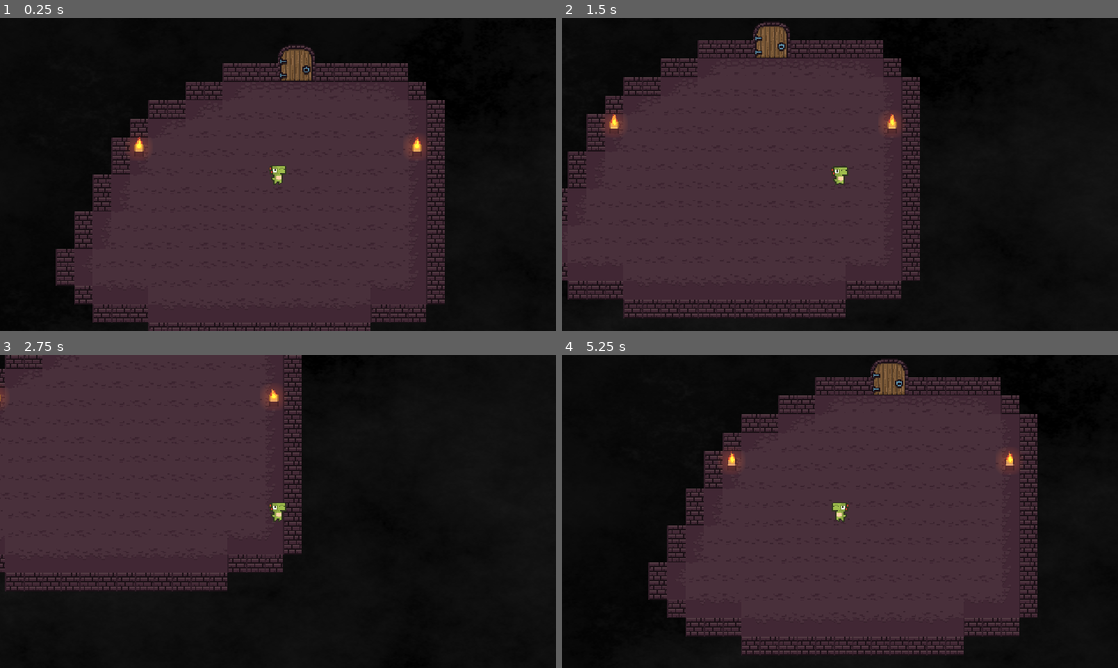
Above: before the commit, frames 1-4 (two rows, left to right).
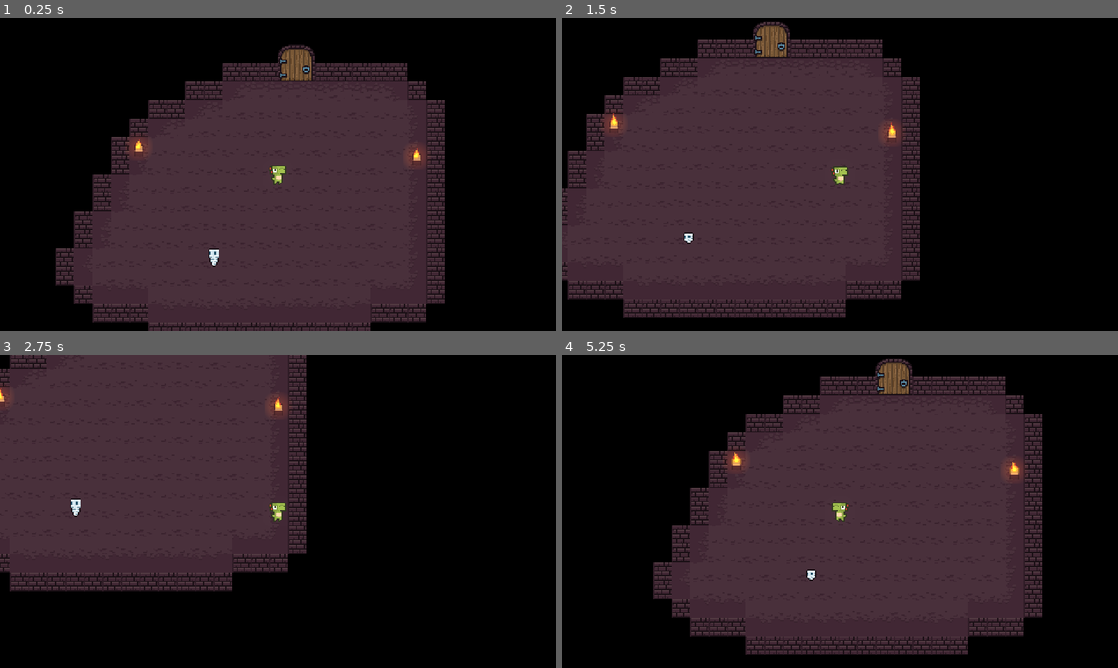
Above: after the commit, the same moments.

Repository: KevOub/ludum
Game: Godot game, scene res://World.tscn
Same seed, same stepped clock (60 frames per second), same inputs: the game is played once before the commit and once after it.
Inputs:
- Up to frame 1 (0.25 s): no input
- Up to frame 2 (1.5 s): tap Enter at 0.5 s; hold D (right) 0.53-1.28 s; hold Space (action_1) 0.53-1.28 s; hold S (down) from 1.28 s (still down); tap Space (action_1) at 1.35 s
- Up to frame 3 (2.75 s): release S (down) at 2.03 s; hold D (right) from 2.03 s (still down); hold Space (action_1) from 2.03 s (still down)
- Up to frame 4 (5.25 s): release D (right) at 2.78 s; release Space (action_1) at 2.78 s; hold W (up) 2.78-3.53 s; tap Space (action_1) at 2.85, 4.35 s; hold Space (action_1) 3.53-4.28 s; hold A (left) 3.53-5.03 s; hold S (down) from 5.03 s (still down); hold Space (action_1) from 5.03 s (still down)

The runs differ from the first frame. In frame 1, 1.5% of the frame differs, in the area x 10-80%, y 8-100%; in frame 2, 1.6%; in frame 3, 2.1%; in frame 4, 4.4%, in the area x 15-87%, y 1-96%.

Commit message:
Added lights and enemies scenes: might not be suitable tho...

Diff:
--- a/CollisionWalls.tres
+++ b/CollisionWalls.tres
@@ -1,6 +1,9 @@
-[gd_resource type="TileSet" load_steps=4 format=2]
+[gd_resource type="TileSet" load_steps=5 format=2]
 
 [ext_resource path="res://spritesheet/0x72_16x16DungeonTileset.v4.png" type="Texture" id=1]
+
+[sub_resource type="OccluderPolygon2D" id=3]
+polygon = PoolVector2Array( 0, 16, 16, 16, 16, 0, 0, 0 )
 
 [sub_resource type="RectangleShape2D" id=1]
 extents = Vector2( 7.54047, 7.34649 )
@@ -16,6 +19,7 @@
 0/region = Rect2( 0, 16, 16, 16 )
 0/tile_mode = 0
 0/occluder_offset = Vector2( 0, 0 )
+0/occluder = SubResource( 3 )
 0/navigation_offset = Vector2( 0, 0 )
 0/shape_offset = Vector2( 8, 8 )
 0/shape_transform = Transform2D( 1, 0, 0, 1, 8, 8 )
--- a/World.tscn
+++ b/World.tscn
@@ -1,13 +1,14 @@
-[gd_scene load_steps=17 format=2]
+[gd_scene load_steps=9 format=2]
 
 [ext_resource path="res://player/Player.tscn" type="PackedScene" id=1]
 [ext_resource path="res://spritesheet/0x72_16x16DungeonTileset.v4.png" type="Texture" id=2]
 [ext_resource path="res://spritesheet/0x72_16x16DungeonTileset_walls.v2.png" type="Texture" id=3]
-[ext_resource path="res://images/shadows.png" type="Texture" id=4]
+[ext_resource path="res://items/Light.tscn" type="PackedScene" id=4]
 [ext_resource path="res://images/background.png" type="Texture" id=5]
 [ext_resource path="res://CollisionWalls.tres" type="TileSet" id=6]
+[ext_resource path="res://enemies/enemies.tscn" type="PackedScene" id=7]
 
-[sub_resource type="TileSet" id=1]
+[sub_resource type="TileSet" id=13]
 2/name = "0x72_16x16DungeonTileset.v4.png 2"
 2/texture = ExtResource( 2 )
 2/tex_offset = Vector2( 0, 0 )
@@ -31,85 +32,6 @@
 2/shape_one_way_margin = 0.0
 2/shapes = [  ]
 2/z_index = 0
-4/name = "0x72_16x16DungeonTileset.v4.png 4"
-4/texture = ExtResource( 2 )
-4/tex_offset = Vector2( 0, 0 )
-4/modulate = Color( 1, 1, 1, 1 )
-4/region = Rect2( 64, 32, 16, 32 )
-4/tile_mode = 1
-4/autotile/bitmask_mode = 0
-4/autotile/bitmask_flags = [  ]
-4/autotile/icon_coordinate = Vector2( 0, 0 )
-4/autotile/tile_size = Vector2( 16, 16 )
-4/autotile/spacing = 0
-4/autotile/occluder_map = [  ]
-4/autotile/navpoly_map = [  ]
-4/autotile/priority_map = [  ]
-4/autotile/z_index_map = [  ]
-4/occluder_offset = Vector2( 0, 0 )
-4/navigation_offset = Vector2( 0, 0 )
-4/shape_offset = Vector2( 0, 0 )
-4/shape_transform = Transform2D( 1, 0, 0, 1, 0, 0 )
-4/shape_one_way = false
-4/shape_one_way_margin = 0.0
-4/shapes = [  ]
-4/z_index = 0
-5/name = "0x72_16x16DungeonTileset.v4.png 5"
-5/texture = ExtResource( 2 )
-5/tex_offset = Vector2( 0, 0 )
-5/modulate = Color( 1, 1, 1, 1 )
-5/region = Rect2( 240, 176, 16, 16 )
-5/tile_mode = 0
-5/occluder_offset = Vector2( 0, 0 )
-5/navigation_offset = Vector2( 0, 0 )
-5/shape_offset = Vector2( 0, 0 )
-5/shape_transform = Transform2D( 1, 0, 0, 1, 0, 0 )
-5/shape_one_way = false
-5/shape_one_way_margin = 0.0
-5/shapes = [  ]
-5/z_index = 0
-8/name = "0x72_16x16DungeonTileset.v4.png 8"
-8/texture = ExtResource( 2 )
-8/tex_offset = Vector2( 0, 0 )
-8/modulate = Color( 1, 1, 1, 1 )
-8/region = Rect2( 0, 0, 16, 16 )
-8/tile_mode = 2
-8/autotile/icon_coordinate = Vector2( 0, 0 )
-8/autotile/tile_size = Vector2( 16, 16 )
-8/autotile/spacing = 0
-8/autotile/occluder_map = [  ]
-8/autotile/navpoly_map = [  ]
-8/autotile/priority_map = [  ]
-8/autotile/z_index_map = [  ]
-8/occluder_offset = Vector2( 0, 0 )
-8/navigation_offset = Vector2( 0, 0 )
-8/shape_offset = Vector2( 0, 0 )
-8/shape_transform = Transform2D( 1, 0, 0, 1, 0, 0 )
-8/shape_one_way = false
-8/shape_one_way_margin = 0.0
-8/shapes = [  ]
-8/z_index = 0
-9/name = "0x72_16x16DungeonTileset.v4.png 9"
-9/texture = ExtResource( 2 )
-9/tex_offset = Vector2( 0, 0 )
-9/modulate = Color( 1, 1, 1, 1 )
-9/region = Rect2( 16, 0, 16, 32 )
-9/tile_mode = 2
-9/autotile/icon_coordinate = Vector2( 0, 0 )
-9/autotile/tile_size = Vector2( 16, 16 )
-9/autotile/spacing = 0
-9/autotile/occluder_map = [  ]
-9/autotile/navpoly_map = [  ]
-9/autotile/priority_map = [  ]
-9/autotile/z_index_map = [  ]
-9/occluder_offset = Vector2( 0, 0 )
-9/navigation_offset = Vector2( 0, 0 )
-9/shape_offset = Vector2( 0, 0 )
-9/shape_transform = Transform2D( 1, 0, 0, 1, 0, 0 )
-9/shape_one_way = false
-9/shape_one_way_margin = 0.0
-9/shapes = [  ]
-9/z_index = 0
 14/name = "0x72_16x16DungeonTileset_walls.v2.png 14"
 14/texture = ExtResource( 3 )
 14/tex_offset = Vector2( 0, 0 )
@@ -124,91 +46,17 @@
 14/shape_one_way_margin = 0.0
 14/shapes = [  ]
 14/z_index = 0
-19/name = "0x72_16x16DungeonTileset.v4.png 19"
-19/texture = ExtResource( 2 )
-19/tex_offset = Vector2( 0, 0 )
-19/modulate = Color( 1, 1, 1, 1 )
-19/region = Rect2( 32, 0, 16, 32 )
-19/tile_mode = 2
-19/autotile/icon_coordinate = Vector2( 0, 0 )
-19/autotile/tile_size = Vector2( 16, 16 )
-19/autotile/spacing = 0
-19/autotile/occluder_map = [  ]
-19/autotile/navpoly_map = [  ]
-19/autotile/priority_map = [  ]
-19/autotile/z_index_map = [  ]
-19/occluder_offset = Vector2( 0, 0 )
-19/navigation_offset = Vector2( 0, 0 )
-19/shape_offset = Vector2( 0, 0 )
-19/shape_transform = Transform2D( 1, 0, 0, 1, 0, 0 )
-19/shape_one_way = false
-19/shape_one_way_margin = 0.0
-19/shapes = [  ]
-19/z_index = 0
 
-[sub_resource type="AtlasTexture" id=2]
-flags = 9
-atlas = ExtResource( 2 )
-region = Rect2( 128, 153, 16, 17 )
+[node name="World" type="Node"]
 
-[sub_resource type="AtlasTexture" id=3]
-flags = 9
-atlas = ExtResource( 2 )
-region = Rect2( 144, 153, 16, 17 )
-
-[sub_resource type="AtlasTexture" id=4]
-flags = 9
-atlas = ExtResource( 2 )
-region = Rect2( 160, 153, 16, 17 )
-
-[sub_resource type="AtlasTexture" id=5]
-flags = 9
-atlas = ExtResource( 2 )
-region = Rect2( 176, 153, 16, 17 )
-
-[sub_resource type="AtlasTexture" id=6]
-flags = 9
-atlas = ExtResource( 2 )
-region = Rect2( 192, 153, 16, 17 )
-
-[sub_resource type="AtlasTexture" id=7]
-flags = 9
-atlas = ExtResource( 2 )
-region = Rect2( 208, 153, 16, 17 )
-
-[sub_resource type="AtlasTexture" id=8]
-flags = 9
-atlas = ExtResource( 2 )
-region = Rect2( 224, 153, 16, 17 )
-
-[sub_resource type="AtlasTexture" id=9]
-flags = 9
-atlas = ExtResource( 2 )
-region = Rect2( 240, 153, 16, 17 )
-
-[sub_resource type="SpriteFrames" id=10]
-animations = [ {
-"frames": [ SubResource( 2 ), SubResource( 3 ), SubResource( 4 ), SubResource( 5 ), SubResource( 6 ), SubResource( 7 ), SubResource( 8 ), SubResource( 9 ) ],
-"loop": true,
-"name": "default",
-"speed": 5.0
-} ]
-
-[node name="world" type="Node"]
-
-[node name="ParallaxBackground" type="ParallaxBackground" parent="."]
-
-[node name="background" type="ParallaxLayer" parent="ParallaxBackground"]
-modulate = Color( 0.380392, 0.380392, 0.380392, 1 )
-position = Vector2( 411, 219 )
+[node name="Sprite" type="Sprite" parent="."]
+visible = false
+position = Vector2( 408, 288 )
 scale = Vector2( 1.652, 1.14 )
-
-[node name="Sprite" type="Sprite" parent="ParallaxBackground/background"]
-position = Vector2( 5.56498, 48.9948 )
 texture = ExtResource( 5 )
 
 [node name="TileMap" type="TileMap" parent="."]
-tile_set = SubResource( 1 )
+tile_set = SubResource( 13 )
 cell_size = Vector2( 16, 16 )
 format = 1
 tile_data = PoolIntArray( 65560, 14, 0, 196629, 2, 0, 196630, 2, 2, 196631, 2, 2, 196632, 2, 2, 196633, 2, 2, 196634, 2 …(3608 unchanged characters)…
@@ -219,34 +67,15 @@
 format = 1
 tile_data = PoolIntArray( 131093, 0, 0, 131094, 0, 0, 131095, 0, 0, 131098, 0, 0, 131099, 0, 0, 131100, 0, 0, 131101, 0 …(647 unchanged characters)…
 
-[node name="Node" type="Node" parent="."]
+[node name="Lights" type="Node" parent="."]
 
-[node name="Candle2" type="AnimatedSprite" parent="Node"]
-position = Vector2( 504, 104 )
-frames = SubResource( 10 )
-frame = 2
-playing = true
-__meta__ = {
-"_edit_group_": true
-}
+[node name="Candle" parent="Lights" instance=ExtResource( 4 )]
 
-[node name="Light2D" type="Light2D" parent="Node/Candle2"]
-scale = Vector2( 0.048, 0.048 )
-texture = ExtResource( 4 )
-color = Color( 1, 0.552941, 0.00392157, 1 )
+[node name="Candle2" parent="Lights" instance=ExtResource( 4 )]
+position = Vector2( 240, 8 )
 
-[node name="Candle" type="AnimatedSprite" parent="Node"]
-position = Vector2( 264, 104 )
-frames = SubResource( 10 )
-frame = 2
-playing = true
+[node name="Enemies" type="Node" parent="."]
 
-[node name="Light2D" type="Light2D" parent="Node/Candle"]
-scale = Vector2( 0.048, 0.048 )
-texture = ExtResource( 4 )
-color = Color( 1, 0.552941, 0.00392157, 1 )
-__meta__ = {
-"_edit_group_": true
-}
+[node name="Node2D" parent="Enemies" instance=ExtResource( 7 )]
 
 [node name="Player" parent="." instance=ExtResource( 1 )]
--- /dev/null
+++ b/enemies/enemies.tscn
@@ -0,0 +1,42 @@
+[gd_scene load_steps=6 format=2]
+
+[ext_resource path="res://spritesheet/0x72_16x16DungeonTileset.v4.png" type="Texture" id=1]
+
+[sub_resource type="AtlasTexture" id=14]
+flags = 9
+atlas = ExtResource( 1 )
+region = Rect2( 50, 192, 10, 16 )
+
+[sub_resource type="AtlasTexture" id=15]
+flags = 9
+atlas = ExtResource( 1 )
+region = Rect2( 50, 208, 10, 16 )
+
+[sub_resource type="SpriteFrames" id=16]
+animations = [ {
+"frames": [ SubResource( 14 ), SubResource( 15 ) ],
+"loop": true,
+"name": "default",
+"speed": 1.0
+} ]
+
+[sub_resource type="CapsuleShape2D" id=17]
+radius = 4.84261
+height = 4.34988
+
+[node name="Node2D" type="Node2D"]
+
+[node name="KinematicBody2D" type="KinematicBody2D" parent="."]
+
+[node name="AnimatedSprite" type="AnimatedSprite" parent="KinematicBody2D"]
+position = Vector2( 328, 200 )
+frames = SubResource( 16 )
+playing = true
+__meta__ = {
+"_edit_group_": true
+}
+
+[node name="CollisionShape2D" type="CollisionShape2D" parent="KinematicBody2D"]
+position = Vector2( 328, 200 )
+scale = Vector2( 1.652, 1.14 )
+shape = SubResource( 17 )
--- /dev/null
+++ b/items/Light.tscn
@@ -0,0 +1,68 @@
+[gd_scene load_steps=12 format=2]
+
+[ext_resource path="res://spritesheet/0x72_16x16DungeonTileset.v4.png" type="Texture" id=1]
+[ext_resource path="res://images/shadows.png" type="Texture" id=2]
+
+[sub_resource type="AtlasTexture" id=14]
+flags = 9
+atlas = ExtResource( 1 )
+region = Rect2( 128, 153, 16, 17 )
+
+[sub_resource type="AtlasTexture" id=15]
+flags = 9
+atlas = ExtResource( 1 )
+region = Rect2( 144, 153, 16, 17 )
+
+[sub_resource type="AtlasTexture" id=16]
+flags = 9
+atlas = ExtResource( 1 )
+region = Rect2( 160, 153, 16, 17 )
+
+[sub_resource type="AtlasTexture" id=17]
+flags = 9
+atlas = ExtResource( 1 )
+region = Rect2( 176, 153, 16, 17 )
+
+[sub_resource type="AtlasTexture" id=18]
+flags = 9
+atlas = ExtResource( 1 )
+region = Rect2( 192, 153, 16, 17 )
+
+[sub_resource type="AtlasTexture" id=19]
+flags = 9
+atlas = ExtResource( 1 )
+region = Rect2( 208, 153, 16, 17 )
+
+[sub_resource type="AtlasTexture" id=20]
+flags = 9
+atlas = ExtResource( 1 )
+region = Rect2( 224, 153, 16, 17 )
+
+[sub_resource type="AtlasTexture" id=21]
+flags = 9
+atlas = ExtResource( 1 )
+region = Rect2( 240, 153, 16, 17 )
+
+[sub_resource type="SpriteFrames" id=22]
+animations = [ {
+"frames": [ SubResource( 14 ), SubResource( 15 ), SubResource( 16 ), SubResource( 17 ), SubResource( 18 ), SubResource( 19 ), SubResource( 20 ), SubResource( 21 ) ],
+"loop": true,
+"name": "default",
+"speed": 5.0
+} ]
+
+[node name="Candle" type="Node2D"]
+
+[node name="CandleSprite" type="AnimatedSprite" parent="."]
+position = Vector2( 264, 104 )
+frames = SubResource( 22 )
+frame = 5
+playing = true
+__meta__ = {
+"_edit_group_": true
+}
+
+[node name="Light2D" type="Light2D" parent="CandleSprite"]
+scale = Vector2( 0.048, 0.048 )
+texture = ExtResource( 2 )
+color = Color( 1, 0.552941, 0.00392157, 1 )
--- a/player/Player.tscn
+++ b/player/Player.tscn
@@ -1,10 +1,11 @@
-[gd_scene load_steps=28 format=2]
+[gd_scene load_steps=30 format=2]
 
 [ext_resource path="res://spritesheet/DinoSprites - vita.png" type="Texture" id=1]
 [ext_resource path="res://player/Player.gd" type="Script" id=2]
+[ext_resource path="res://images/shadows.png" type="Texture" id=3]
 
-[sub_resource type="RectangleShape2D" id=1]
-extents = Vector2( 4.91205, 7.685 )
+[sub_resource type="RectangleShape2D" id=26]
+extents = Vector2( 171.478, 124.236 )
 
 [sub_resource type="AtlasTexture" id=2]
 flags = 9
@@ -149,24 +150,39 @@
 "speed": 15.0
 } ]
 
+[sub_resource type="OccluderPolygon2D" id=27]
+polygon = PoolVector2Array( -5.78839, -3.00859, 4.73138, -2.88184, 9.92789, -20.2458, 3.96793, -20.2835, -10.0977, -20.3725 )
+
 [node name="Player" type="Node"]
 
 [node name="Player" type="KinematicBody2D" parent="."]
-position = Vector2( 384, 128 )
+position = Vector2( 384.121, 128.229 )
+scale = Vector2( 0.0522266, 0.0780081 )
 script = ExtResource( 2 )
 
-[node name="Tween" type="Tween" parent="Player"]
-
 [node name="CollisionShape2D" type="CollisionShape2D" parent="Player"]
-shape = SubResource( 1 )
+position = Vector2( 0, 0.00012207 )
+shape = SubResource( 26 )
 
 [node name="Body" type="AnimatedSprite" parent="Player"]
-position = Vector2( -3.05176e-05, 1.90735e-06 )
+position = Vector2( 0, 0.00012207 )
+scale = Vector2( 19.0504, 12.9414 )
 frames = SubResource( 25 )
 animation = "attack"
 
 [node name="Camera2D" type="Camera2D" parent="Player"]
-position = Vector2( -3.05176e-05, 0 )
+position = Vector2( 0, 0.00012207 )
 scale = Vector2( 2.26164, 2.07421 )
 rotating = true
 current = true
+
+[node name="Light2D" type="Light2D" parent="Player"]
+position = Vector2( 0, -2.93359 )
+scale = Vector2( 1.00031, 0.660733 )
+texture = ExtResource( 3 )
+energy = 0.2
+
+[node name="LightOccluder2D" type="LightOccluder2D" parent="Player"]
+position = Vector2( -2.32568, 152.364 )
+scale = Vector2( 19.1473, 12.8192 )
+occluder = SubResource( 27 )
--- a/project.godot
+++ b/project.godot
@@ -64,4 +64,5 @@
 
 [rendering]
 
+environment/default_clear_color=Color( 0, 0, 0, 1 )
 environment/default_environment="res://default_env.tres"
